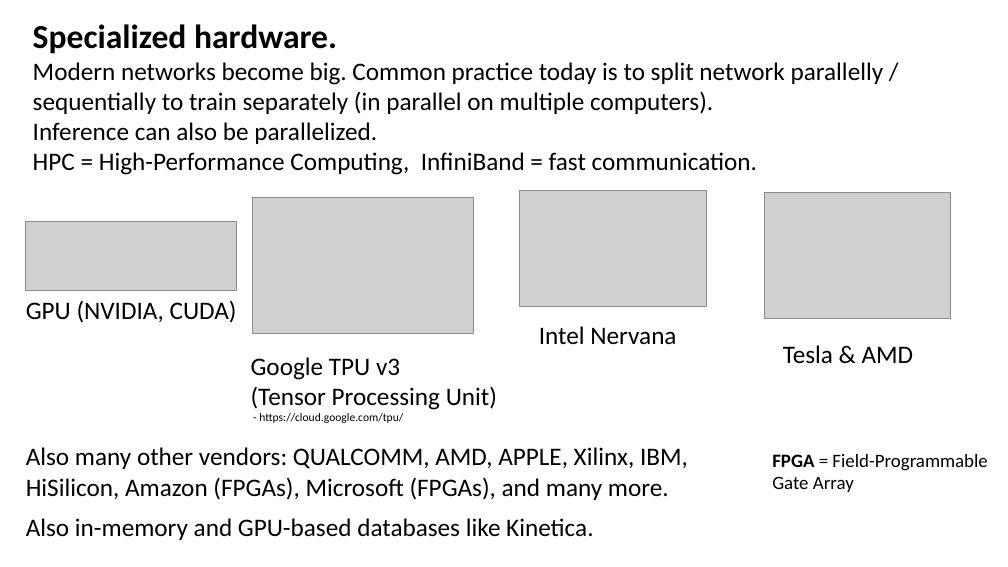
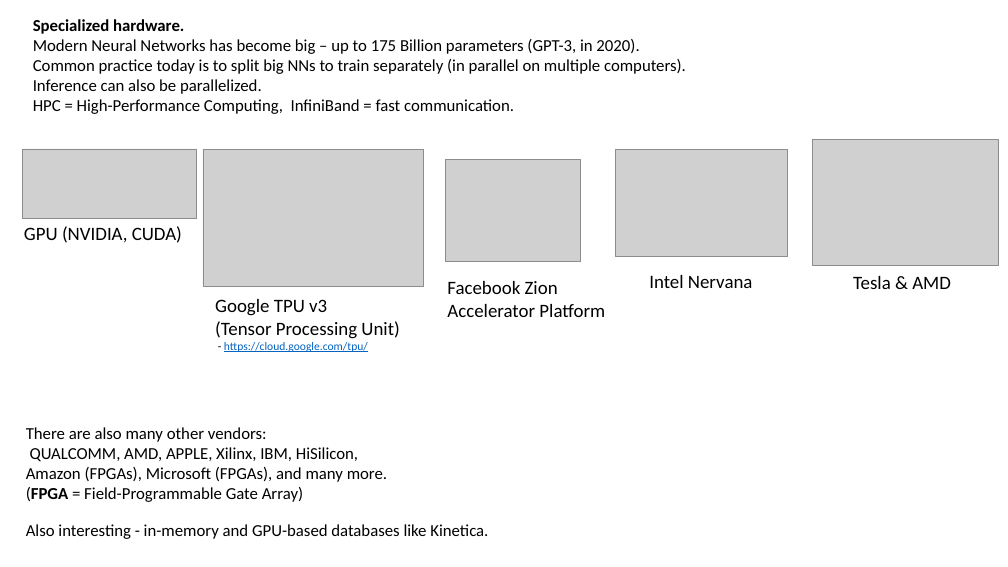
Before and after one commit to lselector/ml_ai_doc, a slide deck: slide 1 of lectures/ML_AI_7_08_GPU_TPU_etc.pptx. Drawn at 1008x567 pixels with LibreOffice and Linux fonts; fonts in the diff are those of the drawing; grey boxes stand for pictures. Boxes give left, top, right and bottom in pixels: in the first picture for what was removed or moved away, otherwise in the second. Text is boxed around its words. In the diff, an @@ line names an element or a change of style, - is before the commit and + after.

Commit message:
added CUDA vs AMD discussion

```diff
--- a/lectures/ML_AI_7_08_GPU_TPU_etc.pptx
+++ b/lectures/ML_AI_7_08_GPU_TPU_etc.pptx
@@ text at <box>33,19,514,114</box>: size 32 to 16 pt in "Specialized hardware."; size 24 to 16 pt in "Inference can also be parallelized.", "HPC = High-Performance Computing, InfiniBand = fast ..." @@
@@ text at <box>33,39,686,74</box>: text changed; size 24 to 16 pt @@
-Modern networks become big. Common practice today is to split network parallelly / sequentially to train separately (in parallel on multiple computers).
+Modern Neural Networks has become big – up to 175 Billion parameters (GPT-3, in 2020).
+Common practice today is to split big NNs to train separately (in parallel on multiple computers).
@@ picture: place and size @@
-picture at <box>25,221,237,290</box>
+picture at <box>23,149,197,218</box>
@@ picture: place and size @@
-picture at <box>765,193,951,318</box>
+picture at <box>813,140,998,265</box>
@@ picture: place and size @@
-picture at <box>253,197,473,333</box>
+picture at <box>203,150,423,287</box>
@@ picture added at <box>445,160,581,262</box> @@
@@ picture added at <box>616,150,788,256</box> @@
@@ picture removed at <box>519,191,706,306</box> @@
@@ text "GPU (NVIDIA, CUDA)": place and size @@
-text "GPU (NVIDIA, CUDA)" at <box>26,300,237,323</box>
+text "GPU (NVIDIA, CUDA)" at <box>24,226,182,243</box>
@@ size 24 to 18 pt in 3 elements at <box>24,226,182,243</box>, <box>853,276,951,289</box>, <box>649,275,753,288</box> @@
@@ text "Intel Nervana": place and size @@
-text "Intel Nervana" at <box>539,326,676,345</box>
+text "Intel Nervana" at <box>649,275,753,288</box>
@@ text "Tesla & AMD": place and size @@
-text "Tesla & AMD" at <box>783,345,914,363</box>
+text "Tesla & AMD" at <box>853,276,951,289</box>
@@ text "Google TPU v3": place and size @@
-text "Google TPU v3" at <box>251,357,497,423</box>
+text "Google TPU v3" at <box>215,299,399,352</box>
@@ text "Google TPU v3" at <box>215,299,399,352</box>: size 24 to 18 pt in "Google TPU v3", "(Tensor Processing Unit)"; text colour #000000 to #0563C1, underline on in "https://cloud.google.com/tpu/" @@
@@ text added at <box>447,281,605,317</box>, 18 pt, text #000000 @@
+Facebook Zion Accelerator Platform
@@ text at <box>26,427,387,502</box>: text changed; size 24 to 16 pt @@
-Also many other vendors: QUALCOMM, AMD, APPLE, Xilinx, IBM, HiSilicon, Amazon (FPGAs), Microsoft (FPGAs), and many more.
+There are also many other vendors:
+QUALCOMM, AMD, APPLE, Xilinx, IBM, HiSilicon,
+Amazon (FPGAs), Microsoft (FPGAs), and many more.
+(FPGA = Field-Programmable Gate Array)
@@ text removed at <box>772,454,987,492</box> @@
-FPGA = Field-Programmable Gate Array
@@ text at <box>26,524,488,539</box>: text changed; size 24 to 16 pt @@
-Also in-memory and GPU-based databases like Kinetica.
+Also interesting - in-memory and GPU-based databases like Kinetica.
```
Also in this commit, not shown: 1 other slide changed, 1 slide added, 2 slides removed.
